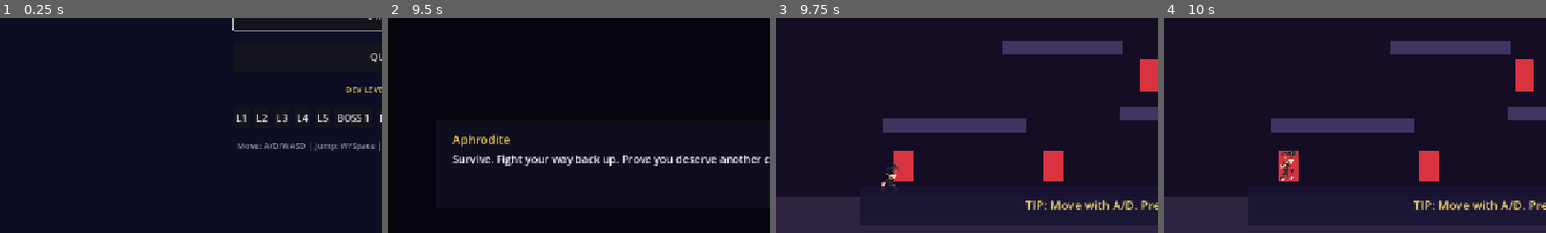
Above: before the commit, frames 1-4 (left to right).
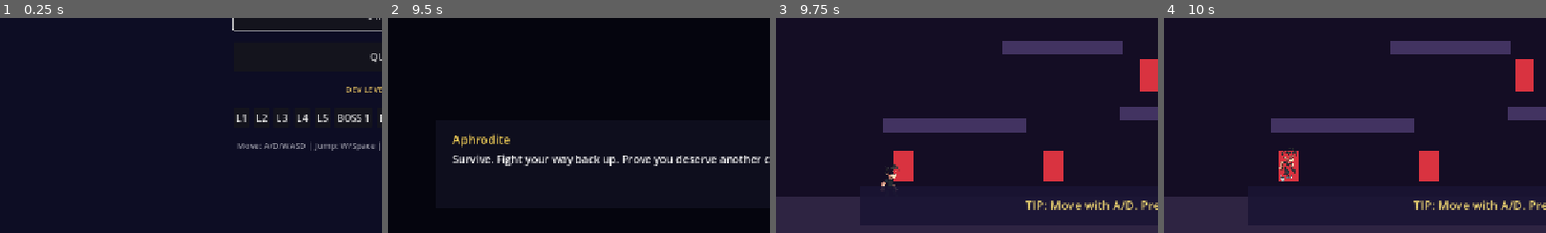
Above: after the commit, the same moments.

Repository: nasiftahmid-ux/Nate_Hopkins_vs._the_underworld
Game: Godot game, scene res://scenes/ui/main.tscn
The game is run twice, just before and just after one commit, with the same random seed, the same clock (stepped at 60 frames per second) and the same inputs.
Inputs (mouse positions are % of the whole screen's width and height, from its top left):
- Up to frame 1 (0.25 s): no input
- Up to frame 2 (9.5 s): click "START" at 0.5 s; tap J (attack) at 1.25, 2.75, 3.6, 4.25, 5, 5.3 s; move the mouse to (72, 45) at 1.27 s; hold J (attack) 1.28-2.03 s; hold D (move_right) 1.28-2.78 s; click (72, 45) at 1.42 s; tap W (jump) at 1.52, 1.82, 2.27, 2.3, 2.57, 2.85, 3.77, 4.07, 4.52, 4.55, 4.82, 5.27, 5.57, 6.77, 6.8, 7.07, 7.52, 7.82, 8.27, 8.57, 9.05 s; tap Q (block) at 1.55, 2.1, 3.8, 8.3 s; move the mouse to (30, 55) at 2.02 s; move the mouse to (60, 28) at 2.77 s; hold A (move_left) 2.78-3.53 s; hold J (attack) 2.78-3.53 s; move the mouse to (45, 70) at 3.52 s; hold D (move_right) 3.53-5.03 s; click (45, 70) at 3.67 s; move the mouse to (80, 65) at 4.27 s; hold Q (block) 4.28-5.03 s; move the mouse to (20, 35) at 5.02 s; hold A (move_left) 5.03-5.78 s; tap K (heavy_attack) at 5.1 s; move the mouse to (55, 50) at 5.77 s; hold D (move_right) 5.78-6.53 s; hold Q (block) 5.78-6.53 s; tap L (special) at 5.85 s; click (55, 50) at 5.92 s; move the mouse to (35, 25) at 6.52 s; hold A (move_left) 6.53-8.03 s; tap Space at 6.6 s; move the mouse to (72, 45) at 7.27 s; hold J (attack) 7.28-8.03 s; tap Z at 7.35 s; move the mouse to (30, 55) at 8.02 s; hold D (move_right) from 8.03 s (still down); tap X at 8.1 s; click (30, 55) at 8.17 s; move the mouse to (60, 28) at 8.77 s; tap C at 8.85 s
- Up to frame 3 (9.75 s): keep holding D (move_right); move the mouse to (45, 70) at 9.52 s; tap J (attack) at 9.6 s
- Up to frame 4 (10 s): keep holding D (move_right); tap W (jump) at 9.77 s
The pictures show only the part of the screen within x 0-50%, y 50-100%; the shares and areas given below are measured in that part.

Frames 1-3 are identical in both runs. In frame 4, 0.3% of the frame differs, in the area x 30-35%, y 60-76%.
Error in both runs: Cannot call method 'set_input_as_handled' on a null value. (res://scenes/dialogue/dialogue.gd:20)

Commit message:
Drop the blank frames from Nate's jump and death animations
nate_jump.png frame 0 holds only 30 stray pixels in a 6x11 patch at the
bottom of the cell, and nate_death.png frames 10 and 11 are entirely
transparent. Both were wired into the SpriteFrames, so Nate flickered to
nothing for one frame at the start of every jump and stayed invisible for
the last fifth of his death.

Remove those cells from the animations instead of padding them with
invented art. Jump now starts at the sheet's second cell and plays 7
frames; death plays 10. Verified against the real sheets: every remaining
frame has real content.

Diff:
--- a/scenes/player/player.tscn
+++ b/scenes/player/player.tscn
@@ -172,34 +172,30 @@
 
 [sub_resource type="AtlasTexture" id="jump_AT_0"]
 atlas = ExtResource("id_sp_jump")
-region = Rect2(0, 0, 65, 190)
+region = Rect2(65, 0, 65, 190)
 
 [sub_resource type="AtlasTexture" id="jump_AT_1"]
 atlas = ExtResource("id_sp_jump")
-region = Rect2(65, 0, 65, 190)
+region = Rect2(130, 0, 65, 190)
 
 [sub_resource type="AtlasTexture" id="jump_AT_2"]
 atlas = ExtResource("id_sp_jump")
-region = Rect2(130, 0, 65, 190)
+region = Rect2(195, 0, 65, 190)
 
 [sub_resource type="AtlasTexture" id="jump_AT_3"]
 atlas = ExtResource("id_sp_jump")
-region = Rect2(195, 0, 65, 190)
+region = Rect2(260, 0, 65, 190)
 
 [sub_resource type="AtlasTexture" id="jump_AT_4"]
 atlas = ExtResource("id_sp_jump")
-region = Rect2(260, 0, 65, 190)
+region = Rect2(325, 0, 65, 190)
 
 [sub_resource type="AtlasTexture" id="jump_AT_5"]
 atlas = ExtResource("id_sp_jump")
-region = Rect2(325, 0, 65, 190)
+region = Rect2(390, 0, 65, 190)
 
 [sub_resource type="AtlasTexture" id="jump_AT_6"]
 atlas = ExtResource("id_sp_jump")
-region = Rect2(390, 0, 65, 190)
-
-[sub_resource type="AtlasTexture" id="jump_AT_7"]
-atlas = ExtResource("id_sp_jump")
 region = Rect2(455, 0, 65, 190)
 
 [sub_resource type="AtlasTexture" id="death_AT_0"]
@@ -241,14 +237,6 @@
 [sub_resource type="AtlasTexture" id="death_AT_9"]
 atlas = ExtResource("id_sp_death")
 region = Rect2(594, 0, 66, 190)
-
-[sub_resource type="AtlasTexture" id="death_AT_10"]
-atlas = ExtResource("id_sp_death")
-region = Rect2(660, 0, 66, 190)
-
-[sub_resource type="AtlasTexture" id="death_AT_11"]
-atlas = ExtResource("id_sp_death")
-region = Rect2(726, 0, 66, 190)
 
 [sub_resource type="RectangleShape2D" id="body_shape"]
 size = Vector2(34, 64)
@@ -257,7 +245,7 @@
 size = Vector2(42, 48)
 
 [sub_resource type="SpriteFrames" id="SpriteFrames_player"]
-animations = [{"name": &"idle", "speed": 5, "loop": true, "f …(3052 unchanged characters)… bResource("jump_AT_6"), "duration": 1.0}, {"texture": SubResource("jump_AT_7"), "duration": 1.0} ]}, {"name": &"death", "speed": 14, "loop": false, "frames": [ {"texture": SubResource("death_AT_0"), "duration": 1.0}, {"texture": SubResource("death_AT_1"), "duration": 1.0}, {"texture": SubResource("death_AT_2"), "duration": 1.0}, {"texture": SubResource("death_AT_3"), "duration": 1.0}, {"texture": SubResource("death_AT_4"), "duration": 1.0}, {"texture": SubResource("death_AT_5"), "duration": 1.0}, {"texture": SubResource("death_AT_6"), "duration": 1.0}, {"texture": SubResource("death_AT_7"), "duration": 1.0}, {"texture": SubResource("death_AT_8"), "duration": 1.0}, {"texture": SubResource("death_AT_9"), "duration": 1.0}, {"texture": SubResource("death_AT_10"), "duration": 1.0}, {"texture": SubResource("death_AT_11"), "duration": 1.0} ]}, {"name": &"bloc …(100 unchanged characters)…
+animations = [{"name": &"idle", "speed": 5, "loop": true, "f …(3052 unchanged characters)… bResource("jump_AT_6"), "duration": 1.0} ]}, {"name": &"death", "speed": 14, "loop": false, "frames": [ {"texture": SubResource("death_AT_0"), "duration": 1.0}, {"texture": SubResource("death_AT_1"), "duration": 1.0}, {"texture": SubResource("death_AT_2"), "duration": 1.0}, {"texture": SubResource("death_AT_3"), "duration": 1.0}, {"texture": SubResource("death_AT_4"), "duration": 1.0}, {"texture": SubResource("death_AT_5"), "duration": 1.0}, {"texture": SubResource("death_AT_6"), "duration": 1.0}, {"texture": SubResource("death_AT_7"), "duration": 1.0}, {"texture": SubResource("death_AT_8"), "duration": 1.0}, {"texture": SubResource("death_AT_9"), "duration": 1.0} ]}, {"name": &"bloc …(100 unchanged characters)…
 
 [node name="Player" type="CharacterBody2D"]
 script = ExtResource("1_player")
